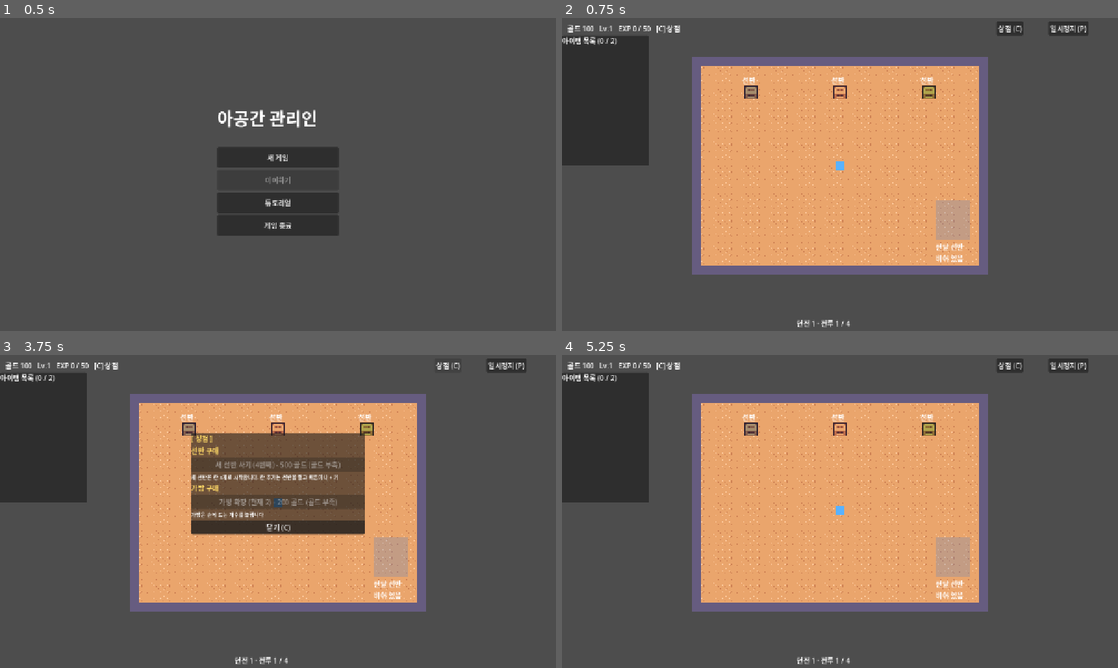
Above: before the commit, frames 1-4 (two rows, left to right).
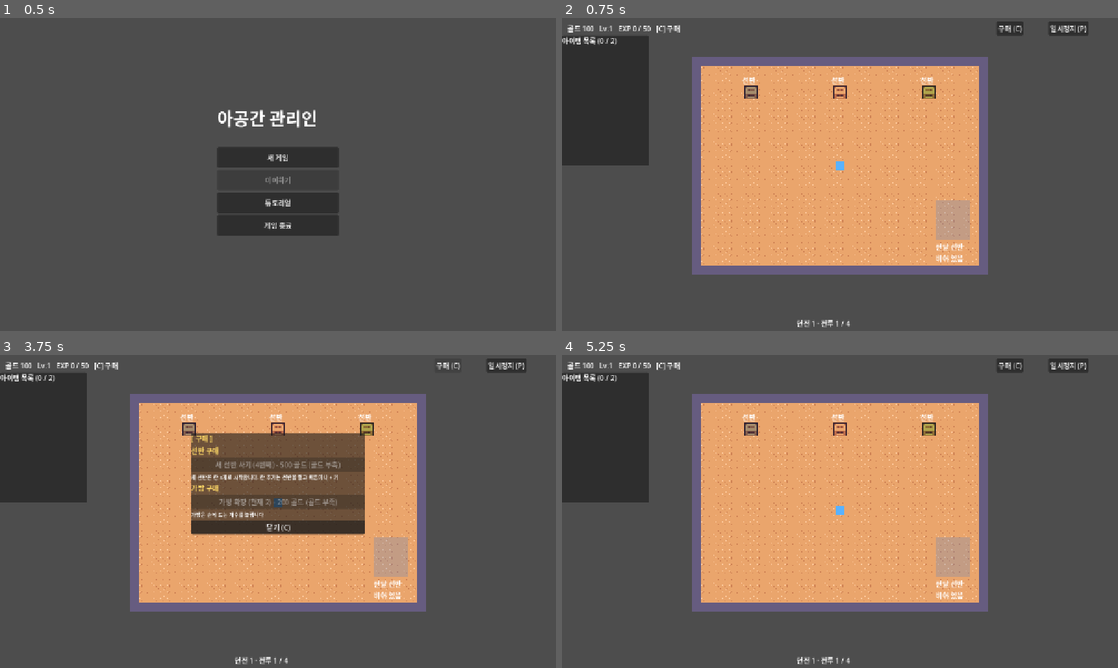
Above: after the commit, the same moments.

Repository: JaeyoungMyo/TheBetweenkeeper
Game: Godot game, scene res://scenes/main_menu.tscn
The game is run twice, just before and just after one commit, with the same random seed, the same clock (stepped at 60 frames per second) and the same inputs.
Inputs (mouse positions are in pixels of both pictures, inside the frame that each line leads up to):
- Up to frame 1 (0.5 s): no input
- Up to frame 2 (0.75 s): click "새 게임" at 0.5 s
- Up to frame 3 (3.75 s): click "일시정지 (P)" at 1.25 s; click "계속하기 (P)" at 2 s; click "계속하기 (P)" at 2.75 s; click "상점 (C)" (after the commit: "구매 (C)") at 3.5 s
- Up to frame 4 (5.25 s): click "닫기 (C)" at 4.25 s; tap Enter at 5 s; drag from (840, 511) to (895, 442) at 5.02 s

Frame 1 is identical in both runs. In frame 2, less than 0.1% of the frame differs, in the area x 18-81%, y 2-5%; in frame 3, 0.1%, in the area x 18-81%, y 2-28%; in frame 4, less than 0.1%.

Commit message:
용어 분리: 용사의 이벤트는 '마을 방문', 유저의 C 메뉴는 '구매'로 표기
Co-Authored-By: Claude Haiku 5.5 <noreply@anthropic.com>
Claude-Session: https://claude.ai/code/session_0121nzt2UG16d76XWYTLiz1b

Diff:
--- a/scripts/storage/tutorial_storage.gd
+++ b/scripts/storage/tutorial_storage.gd
@@ -50,7 +50,7 @@
 		tutorial_items.append(add_item(load("res://data/items/%s.tres" % TUTORIAL_IDS[i]), pos))
 
 
-## 튜토리얼 상점의 판매 퀘스트: 검 1개 (DungeonUi 가 상점을 열 때 사용)
+## 튜토리얼 마을 퀘스트의 판매 목록: 검 1개 (DungeonUi 가 마을 방문을 시작할 때 사용)
 func sell_override() -> Dictionary:
 	return {"quantity": 2, "line_max": 2, "fixed_lines": [{"item_kind": "sword", "required": 1}, {"item_kind": "helmet", "required": 1}], "time_limit": 120.0, "exp": 40, "gold": 0}
 
@@ -154,17 +154,17 @@
 	s.append({"text": "[b]4. 증강 선택[/b] 와아, 레벨이 올랐어요! 나온 증강 중에서 하나를 골라 주세요~ (고르는 동안 게임이 잠시 멈춰요)", "enter": func() -> void: _level_up(), "check": func() -> bool: return not EconomyManager.augments.is_empty() and EconomyManager.pending_choices == 0})
 	# 5. 수면
 	s.append({"text": "[b]5. 수면[/b] 용사님이 잠이 들었어요. 쿨쿨~ (튜토리얼은 6초예요). 수면 중에도 [b]C[/b] 로 새 선반을 살 수 있어요.", "enter": func() -> void: _start_sleep(), "check": func() -> bool: return _ui != null and _ui._shop_active})
-	# 6. 상점 퀘스트
-	s.append({"text": "[b]6. 상점 퀘스트[/b] 상점이 열렸어요! 요청 품목 [b]검[/b] 과 [b]투구[/b] 를 선반에서 꺼내서 [b]전달 선반[/b] 에 [b]Z[/b] 로 넣어 주세요. 팔리면 골드와 EXP 를 받을 수 있어요~", "enter": func() -> void: _ensure_on_shelf("sword"); _ensure_on_shelf("helmet"), "check": func() -> bool: return _sell_ok})
+	# 6. 마을 퀘스트
+	s.append({"text": "[b]6. 마을 퀘스트[/b] 용사가 마을에 도착했어요! 요청 품목 [b]검[/b] 과 [b]투구[/b] 를 선반에서 꺼내서 [b]전달 선반[/b] 에 [b]Z[/b] 로 넣어 주세요. 팔리면 골드와 EXP 를 받을 수 있어요~", "enter": func() -> void: _ensure_on_shelf("sword"); _ensure_on_shelf("helmet"), "check": func() -> bool: return _sell_ok})
 	# 7. 선반 구매와 확장
-	s.append({"text": "[b]7. 선반 구매[/b] 튜토리얼 지원금 500골드를 드릴게요! [b]C[/b] 키 (또는 오른쪽 위 [b]상점[/b] 버튼) 로 상점을 열고 [b]새 선반 사기[/b] 를 눌러 보세요.", "enter": func() -> void: EconomyManager.add_gold(500), "check": func() -> bool: return room_shelves() >= 2})
-	s.append({"text": "[b]7. 가방 구매[/b] 상점에서 [b]가방 확장[/b] 도 살 수 있어요. 손에 드는 개수가 늘어나요! 골드가 남았으니 한번 눌러 보세요.", "check": func() -> bool: return ItemManager.bag_size >= 3})
+	s.append({"text": "[b]7. 선반 구매[/b] 튜토리얼 지원금 500골드를 드릴게요! [b]C[/b] 키 (또는 오른쪽 위 [b]구매[/b] 버튼) 로 구매 메뉴를 열고 [b]새 선반 사기[/b] 를 눌러 보세요.", "enter": func() -> void: EconomyManager.add_gold(500), "check": func() -> bool: return room_shelves() >= 2})
+	s.append({"text": "[b]7. 가방 구매[/b] 구매 메뉴에서 [b]가방 확장[/b] 도 살 수 있어요. 손에 드는 개수가 늘어나요! 골드가 남았으니 한번 눌러 보세요.", "check": func() -> bool: return ItemManager.bag_size >= 3})
 	s.append({"text": "[b]7. 칸 확장[/b] 선반 [b]앞[/b] 에서 [b]E[/b] 로 선반을 열고, 패널 맨 위 [b]칸 추가[/b] 버튼을 누르거나 [b]+[/b] 키를 눌러 주세요. 선반마다 따로 늘릴 수 있어요~", "check": func() -> bool: return shelves[0].state.slot_count > 3})
-	s.append({"info": true, "text": "[b]던전 흐름[/b] 던전은 전투 3~5회로 이루어져요. 전투가 끝날 때마다 아이템이 들어오니까, 바닥에 쌓이기 전에 선반에 정리해 주세요! 던전이 끝나면 [b]수면[/b] → [b]상점[/b] 순서로 진행돼요."})
-	s.append({"info": true, "text": "[b]실패와 게임오버[/b] 긴급 요청을 시간 안에 못 채우면 실패가 1 쌓여요. [b]실패 3번[/b] 이면 게임오버예요ㅠ 던전이나 상점이 끝날 때마다 자동 저장되니까, 메인 메뉴의 [b]이어하기[/b] 로 이어서 할 수 있어요."})
-	s.append({"info": true, "text": "[b]상점 구매와 무게[/b] 상점에서는 판매 후 골드로 아이템을 [b]구매[/b] 할 수 있고, 구매한 아이템은 바닥에 떨어져요. 골드가 모자라면 그 품목은 건너뛰어요. 선반 칸 하나는 무게 [b]12[/b] 까지만 들어가니까, 넘치면 다른 칸을 써 주세요!"})
-	s.append({"info": true, "text": "[b]가방, 일시정지, 설정[/b] 손에 드는 개수는 상점([b]C[/b])의 [b]가방 확장[/b] 으로 늘릴 수 있어요. [b]P[/b] 는 일시정지, [b]F2[/b] 는 설정(전체 화면)이에요~"})
-	s.append({"info": true, "text": "[b]조작 요약[/b] 이동 WASD · 줍기 X · 선반 열기 E (열면 이동이 잠겨요) · 아이템 고르기 ←→ · 선반 바꾸기 ↑↓ · 꺼내기 X · 넣기 1~3 · 내려놓기 Z · 칸 추가 + · 상점 C · 일시정지 P · 설정 F2. 헷갈리면 언제든 다시 봐 주세요!"})
+	s.append({"info": true, "text": "[b]던전 흐름[/b] 던전은 전투 3~5회로 이루어져요. 전투가 끝날 때마다 아이템이 들어오니까, 바닥에 쌓이기 전에 선반에 정리해 주세요! 던전이 끝나면 [b]수면[/b] → [b]마을 방문[/b] 순서로 진행돼요."})
+	s.append({"info": true, "text": "[b]실패와 게임오버[/b] 긴급 요청을 시간 안에 못 채우면 실패가 1 쌓여요. [b]실패 3번[/b] 이면 게임오버예요ㅠ 던전이나 마을 방문이 끝날 때마다 자동 저장되니까, 메인 메뉴의 [b]이어하기[/b] 로 이어서 할 수 있어요."})
+	s.append({"info": true, "text": "[b]마을 방문과 무게[/b] 마을에서는 용사가 판매 후 남은 골드로 아이템을 사 와서 바닥에 떨어뜨려요. 골드가 모자라면 그 품목은 건너뛰어요. 선반 칸 하나는 무게 [b]12[/b] 까지만 들어가니까, 넘치면 다른 칸을 써 주세요!"})
+	s.append({"info": true, "text": "[b]가방, 일시정지, 설정[/b] 손에 드는 개수는 구매([b]C[/b])의 [b]가방 확장[/b] 으로 늘릴 수 있어요. [b]P[/b] 는 일시정지, [b]F2[/b] 는 설정(전체 화면)이에요~"})
+	s.append({"info": true, "text": "[b]조작 요약[/b] 이동 WASD · 줍기 X · 선반 열기 E (열면 이동이 잠겨요) · 아이템 고르기 ←→ · 선반 바꾸기 ↑↓ · 꺼내기 X · 넣기 1~3 · 내려놓기 Z · 칸 추가 + · 구매 C · 일시정지 P · 설정 F2. 헷갈리면 언제든 다시 봐 주세요!"})
 	s.append({"info": true, "text": "[b]튜토리얼 완료![/b] 정말 잘했어요! 이제 메인 메뉴에서 [b]새 게임[/b] 을 눌러 시작해 봐요. 시작 버튼을 누르면 메인 메뉴로 돌아가요~"})
 	return s
 
--- a/scripts/ui/growth_ui.gd
+++ b/scripts/ui/growth_ui.gd
@@ -29,7 +29,7 @@
 	# 오른쪽 위 상점 버튼 (C 키와 같은 동작). 일시정지 버튼 왼쪽에 둔다
 	var shop_button := Button.new()
 	shop_button.name = "shop-open-button"
-	shop_button.text = "상점 (C)"
+	shop_button.text = "구매 (C)"
 	shop_button.position = Vector2(1000, 8)
 	shop_button.focus_mode = Control.FOCUS_NONE
 	shop_button.pressed.connect(func() -> void:
@@ -48,7 +48,7 @@
 
 
 func refresh_hud() -> void:
-	hud.text = "골드 %d   Lv.%d   EXP %d / %d   [C] 상점" % [EconomyManager.gold(), EconomyManager.level, EconomyManager.exp_points, EconomyManager.exp_to_next()]
+	hud.text = "골드 %d   Lv.%d   EXP %d / %d   [C] 구매" % [EconomyManager.gold(), EconomyManager.level, EconomyManager.exp_points, EconomyManager.exp_to_next()]
 
 
 func toggle_menu() -> void:
@@ -60,7 +60,7 @@
 func _fill_menu() -> void:
 	_clear(_menu_box)
 	# 상점 (C): 선반과 가방을 산다. 칸 추가는 선반을 열어서 (버튼 또는 + 키)
-	_section("[ 상점 ]")
+	_section("[ 구매 ]")
 	_section("선반 구매")
 	var n := room.shelves.size()
 	if n >= EconomyManager.config["shelf_prices"].size() + 1:
--- a/scripts/ui_dungeon/dungeon_ui.gd
+++ b/scripts/ui_dungeon/dungeon_ui.gd
@@ -205,7 +205,7 @@
 func _on_shop_visit() -> void:
 	_running = false
 	_shop_pending = 2.5
-	_visit_label.text = "상점 방문 중..."
+	_visit_label.text = "마을 방문 중..."
 	_visit_label.visible = true
 
 
@@ -220,7 +220,7 @@
 	shop.open(override)
 	if shop.quests.is_active():
 		_announce("판매 퀘스트 발생!", Color(0.5, 1, 0.6))
-	room.show_message("상점 방문: 판매 퀘스트 시작")
+	room.show_message("마을 방문: 판매 퀘스트 시작")
 
 
 func _process_shop(delta: float) -> void:
--- a/tests/integration/test_continue_flow.gd
+++ b/tests/integration/test_continue_flow.gd
@@ -23,7 +23,7 @@
 	var room = _game()
 	await _frames(2)
 	var ui = room.find_child("DungeonUi", true, false)
-	ui._process(3.0)  # 상점 방문 중 표시 (2.5초) 가 지난 뒤 상점이 열린다
+	ui._process(3.0)  # 마을 방문 중 표시 (2.5초) 가 지난 뒤 상점이 열린다
 	expect(ui._shop_active, "dungeon_clear save resumes at the shop")
 	room.free()
 	GameSession.continue_requested = false
Not shown, changed: TEST.md
Not shown, changed: aidlc-docs/audit.md
